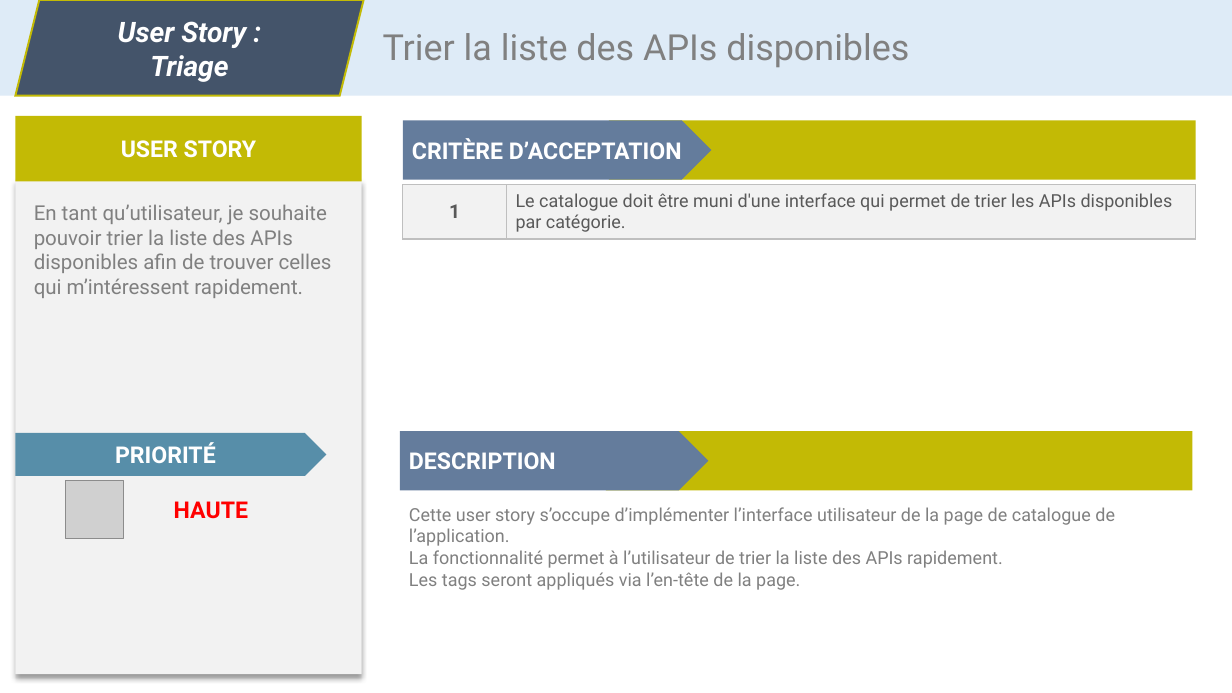
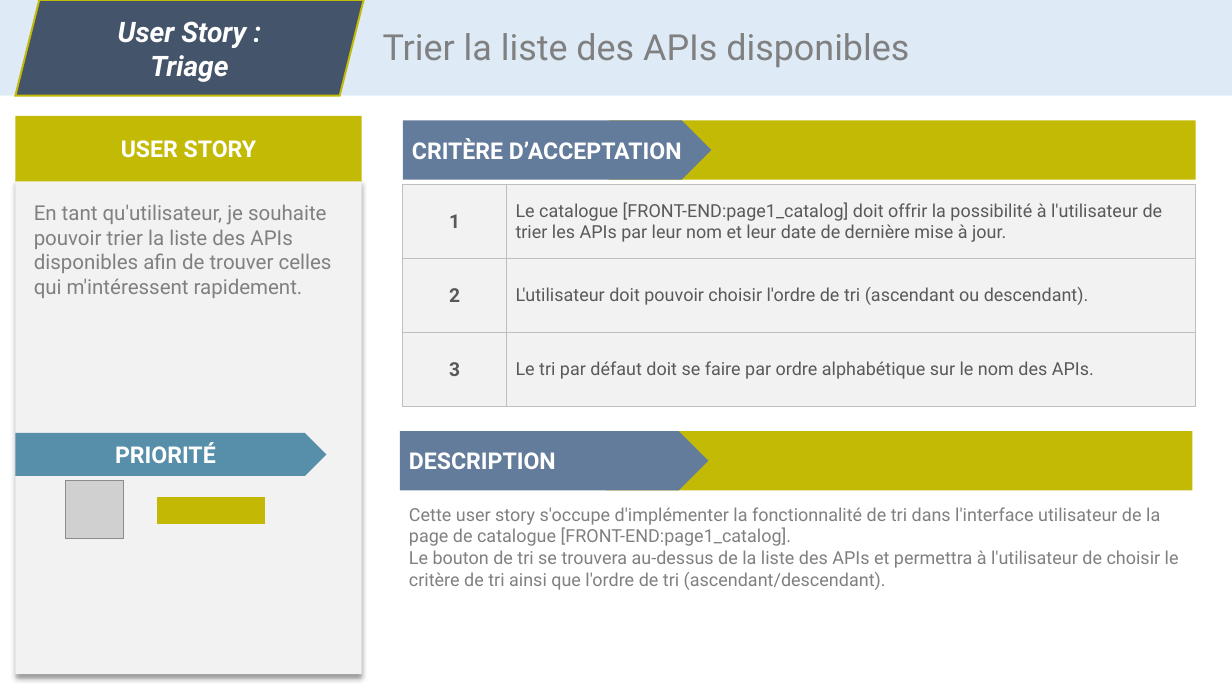
Before and after one commit to CC4K/api-catalog-development, a slide deck: slide 4 of reports/S3-User-Stories/user-stories-dev.odp. Drawn at 1232x693 pixels with LibreOffice and Linux fonts; fonts in the diff are those of the drawing; grey boxes stand for pictures. Boxes give left, top, right and bottom in pixels: in the first picture for what was removed or moved away, otherwise in the second. Text is boxed around its words. In the diff, an @@ line names an element or a change of style, - is before the commit and + after.

Commit message:
MORE User Stories: now in PPT AND in report + Glossary

```diff
--- a/reports/S3-User-Stories/user-stories-dev.odp
+++ b/reports/S3-User-Stories/user-stories-dev.odp
@@ table removed at [403,185,1195,239], 1 rows, 2 columns @@
-1 | Le catalogue doit être muni d'une interface qui permet de trier les APIs disponibles par catégorie.
@@ table added at [403,185,1195,406], 3 rows, 2 columns @@
+1 | Le catalogue [FRONT-END:page1_catalog] doit offrir la possibilité à l'utilisateur de trier les APIs par leur nom et leur date de dernière mise à jour.
+2 | L'utilisateur doit pouvoir choisir l'ordre de tri (ascendant ou descendant).
+3 | Le tri par défaut doit se faire par ordre alphabétique sur le nom des APIs.
@@ text at [157,498,266,524]: text changed; text colour #FF0000 to #C3B905 @@
-HAUTE
+MOYENNE
@@ text at [409,507,1179,590]: text changed @@
-Cette user story s’occupe d’implémenter l’interface utilisateur de la page de catalogue de l’application.
-La fonctionnalité permet à l’utilisateur de trier la liste des APIs rapidement.
-Les tags seront appliqués via l’en-tête de la page.
+Cette user story s'occupe d'implémenter la fonctionnalité de tri dans l'interface utilisateur de la page de catalogue [FRONT-END:page1_catalog].
+Le bouton de tri se trouvera au-dessus de la liste des APIs et permettra à l'utilisateur de choisir le critère de tri ainsi que l'ordre de tri (ascendant/descendant).
```
Also in this commit, not shown: 13 other slides changed, 1 slide added, 4 other files.
